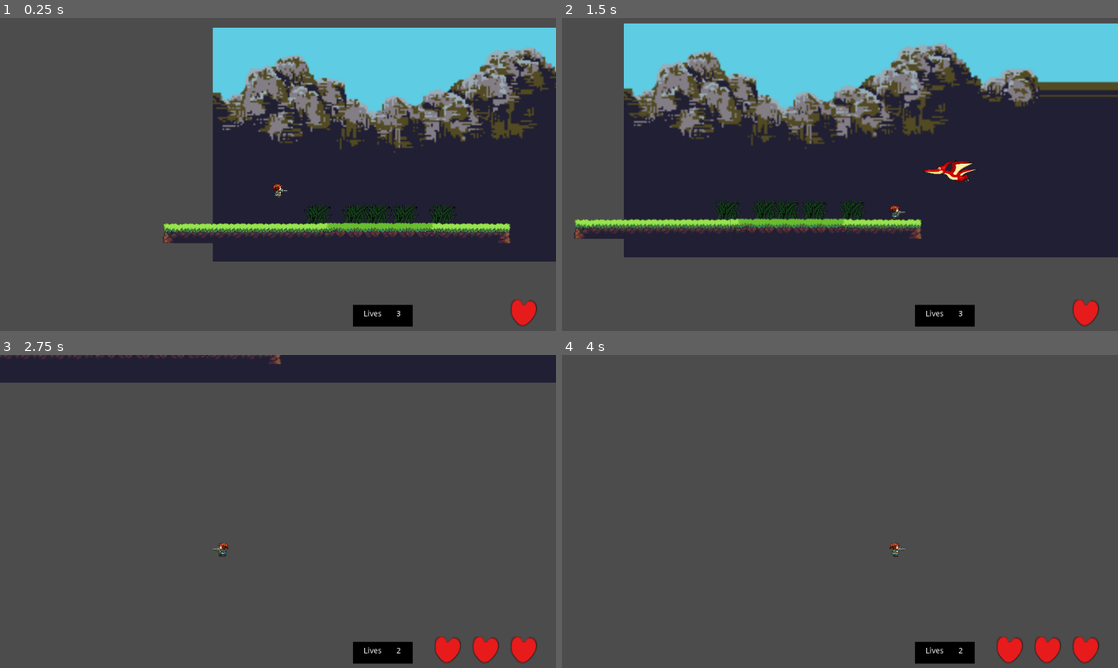
Above: before the commit, frames 1-4 (two rows, left to right).
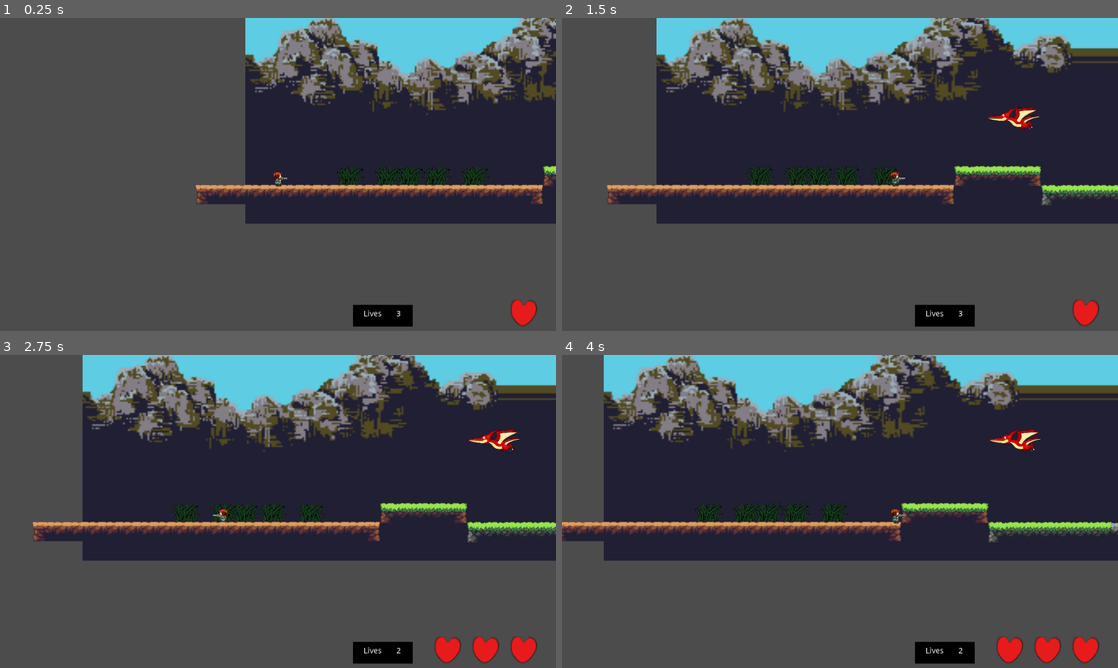
Above: after the commit, the same moments.

Repository: Sasti/gameoff2018RhythmShooter
Game: Godot game, scene res://LevelTemplate.tscn
Same seed, same stepped clock (60 frames per second), same inputs: the game is played once before the commit and once after it.
Inputs:
- Up to frame 1 (0.25 s): no input
- Up to frame 2 (1.5 s): hold D (ui_right) from 0.53 s (still down)
- Up to frame 3 (2.75 s): release D (ui_right) at 2.03 s; hold A (ui_left) from 2.03 s (still down)
- Up to frame 4 (4 s): release A (ui_left) at 2.78 s; hold D (ui_right) from 2.78 s (still down)

The runs differ from the first frame. In frame 1, 30% of the frame differs, in the area x 29-100%, y 0-78%; in frame 2, 38%; in frame 3, 56%; in frame 4, 60%, in the area x 0-100%, y 0-66%.

Commit message:
#19 fixed alignment problems with the ground boxes

Diff:
--- a/Primal Beat/LevelTemplate.tscn
+++ b/Primal Beat/LevelTemplate.tscn
@@ -8,7 +8,7 @@
 [ext_resource path="res://elements/grass.tscn" type="PackedScene" id=6]
 [ext_resource path="res://elements/jungle-terrain.tres" type="TileSet" id=7]
 
-[node name="GameWorld" type="Node" index="0"]
+[node name="GameWorld" type="Node"]
 
 [node name="ParallaxBackground" type="ParallaxBackground" parent="." index="0"]
 
@@ -72,7 +72,7 @@
 
 [node name="Traveler" parent="." index="2" instance=ExtResource( 4 )]
 
-position = Vector2( 20, 390 )
+position = Vector2( -40, 460 )
 
 [node name="FlyingMeleeMob" parent="." index="3" instance=ExtResource( 5 )]
 
@@ -127,7 +127,7 @@
 collision_mask = 1
 occluder_light_mask = 1
 format = 1
-tile_data = PoolIntArray( 917498, 20, 0, 917499, 21, 0, 917500, 21, 0, 917501, 21, 0, 917502, 21, 0, 917503, 21, 0, 851968, 21, 0, 851969, 21, 0, 851970, 21, 0, 851971, 49, 0, 851972, 32, 0, 851973, 32, 0, 851974, 32, 0, 851975, 32, 0, 851976, 32, 0, 851977, 50, 0, 851978, 21, 0, 851979, 21, 0, 851980, 21, 0, 851981, 22, 0, 46267984, 18, 0, 46268048, 18, 0, 4 …(152 unchanged characters)…
+tile_data = PoolIntArray( 786446, 20, 0, 786447, 21, 0, 786448, 21, 0, 786449, 21, 0, 786450, 22, 0, 917498, 43, 0, 917499, 44, 0, 917500, 44, 0, 917501, 44, 0, 917502, 44, 0, 917503, 44, 0, 851968, 44, 0, 851969, 44, 0, 851970, 44, 0, 851971, 44, 0, 851972, 44, 0, 851973, 44, 0, 851974, 44, 0, 851975, 44, 0, 851976, 44, 0, 851977, 44, 0, 851978, 44, 0, 851979, 44, 0, 851980, 44, 0, 851981, 45, 0, 851987, 53, 0, 851988, 26, 0, 851989, 26, 0, 851990, 26, 0, 851991, 26, 0, 851992, 26, 0, 851993, 26, 0, 851994, 28, 0, 851995, 29, 0, 851996, 30, 0, 851997, 30, 0, 851998, 28, 0, 851999, 29, 0, 852000, 51, 0, 852001, 35, 0, 852002, 35, 0, 852003, 35, 0, 852004, 35, 0, 852005, 36, 0, 917542, 16, 0, 917544, 44, 0, 917545, 44, 0, 917546, 44, 0, 917547, 44, 0, 917548, 44, 0, 917549, 44, 0, 917550, 45, 0, 46267984, 18, 0, 46268048, 18, 0, 4 …(152 unchanged characters)…
 _sections_unfolded = [ "Cell", "Collision", "Occluder" ]
 __meta__ = {
 "_edit_lock_": true
--- a/Primal Beat/Traveler.tscn
+++ b/Primal Beat/Traveler.tscn
@@ -98,6 +98,7 @@
 
 [node name="PlayerAggroRange" type="Area2D" parent="." index="2"]
 
+visible = false
 input_pickable = true
 gravity_vec = Vector2( 0, 1 )
 gravity = 98.0
@@ -127,11 +128,13 @@
 
 [node name="ColisionShape2D" type="CollisionShape2D" parent="PlayerHitbox" index="0"]
 
+visible = false
 shape = SubResource( 4 )
 _sections_unfolded = [ "Transform" ]
 
 [node name="SolidObjectShape" type="CollisionShape2D" parent="." index="4"]
 
+visible = false
 shape = SubResource( 5 )
 _sections_unfolded = [ "Transform" ]
 
--- a/Primal Beat/elements/grass.tscn
+++ b/Primal Beat/elements/grass.tscn
@@ -36,6 +36,7 @@
 
 [node name="grass_touch_detection" type="Area2D" parent="." index="1"]
 
+visible = false
 input_pickable = true
 gravity_vec = Vector2( 0, 1 )
 gravity = 98.0
--- a/Primal Beat/enemies/FlyingMeleeMob.gd
+++ b/Primal Beat/enemies/FlyingMeleeMob.gd
@@ -29,7 +29,7 @@
 
 # Movement properties
 const SPEED = 450
-const FALLBACK_OFFSET = Vector2(200, -1000)
+const FALLBACK_OFFSET = Vector2(200, -800)
 var velocity = Vector2()
 var fallback_point = Vector2()
 
--- a/Primal Beat/enemies/FlyingMeleeMob.tscn
+++ b/Primal Beat/enemies/FlyingMeleeMob.tscn
@@ -23,7 +23,7 @@
 custom_solver_bias = 0.0
 radius = 10.0
 
-[node name="FlyingMeleeMob" type="KinematicBody2D"]
+[node name="FlyingMeleeMob" type="KinematicBody2D" index="0"]
 
 position = Vector2( 1001, 292.659 )
 input_pickable = false
